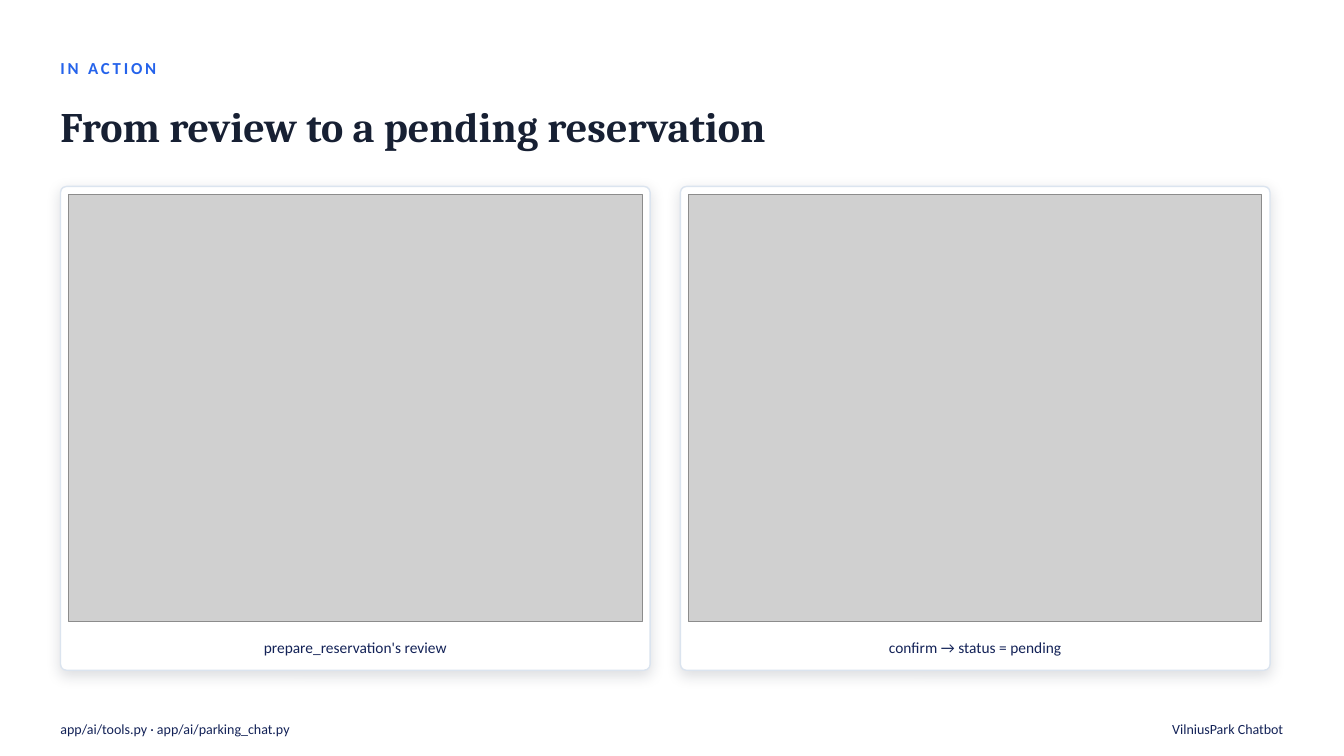
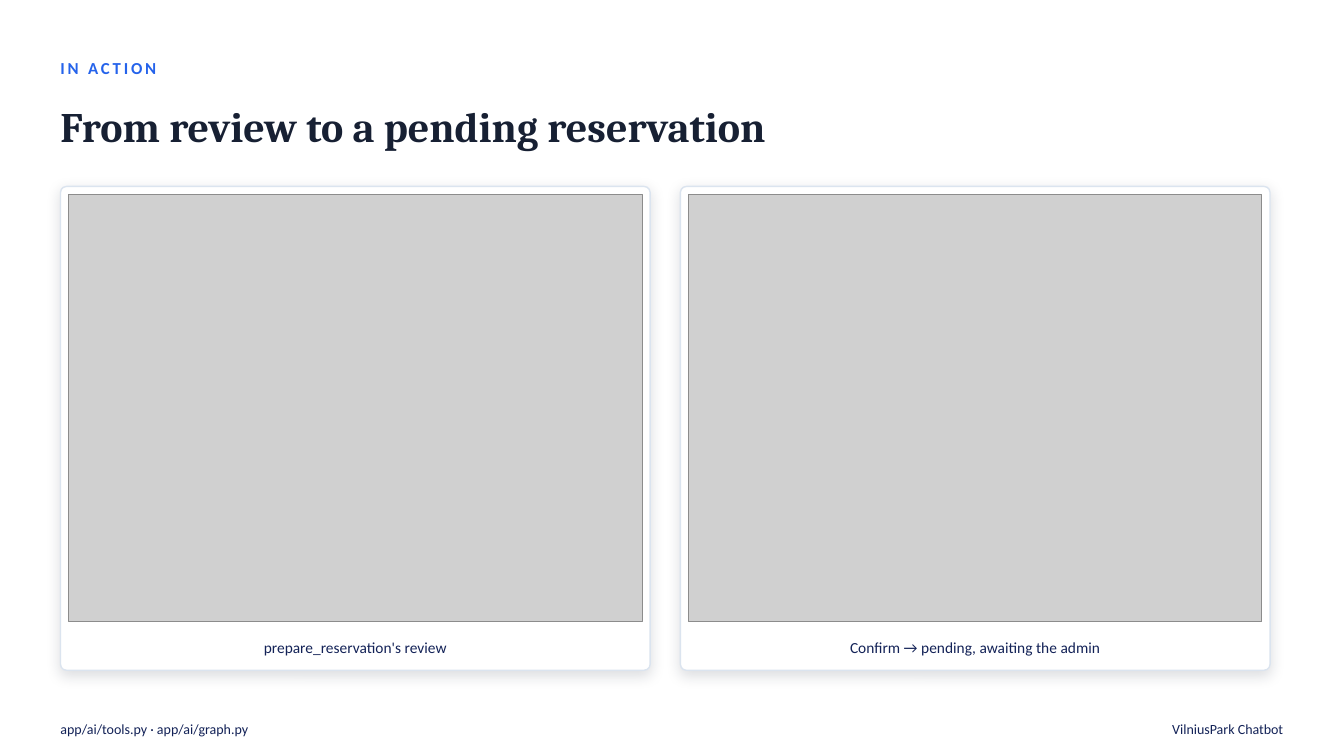
Before and after one commit to FastSnakeEyes/parking-reservation-chatbot, a slide deck: slide 7 of docs/presentation.pptx. Drawn at 1344x756 pixels with LibreOffice and Linux fonts; fonts in the diff are those of the drawing; grey boxes stand for pictures. Boxes give left, top, right and bottom in pixels: in the first picture for what was removed or moved away, otherwise in the second. Text is boxed around its words. In the diff, an @@ line names an element or a change of style, - is before the commit and + after.

```diff
--- a/docs/presentation.pptx
+++ b/docs/presentation.pptx
@@ text at (850, 642, 1100, 656): text changed @@
-confirm → status = pending
+Confirm → pending, awaiting the admin
@@ text at (60, 724, 248, 737): text changed @@
-app/ai/tools.py · app/ai/parking_chat.py
+app/ai/tools.py · app/ai/graph.py
```
Also in this commit, not shown: 7 other slides changed, 22 other files.
